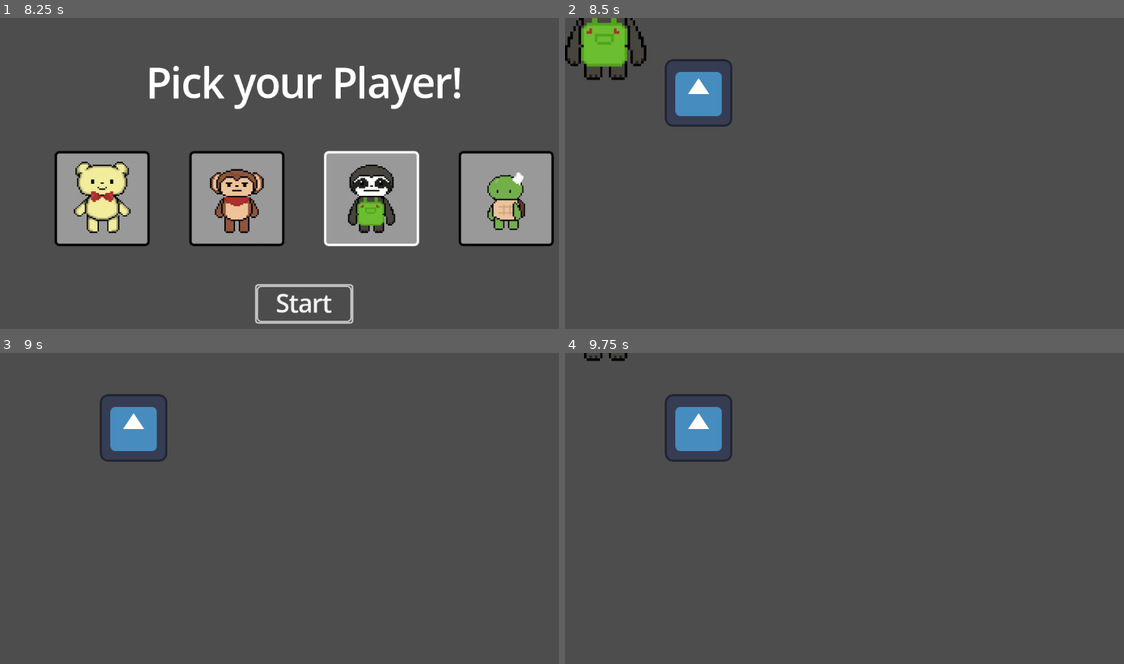
Above: before the commit, frames 1-4 (two rows, left to right).
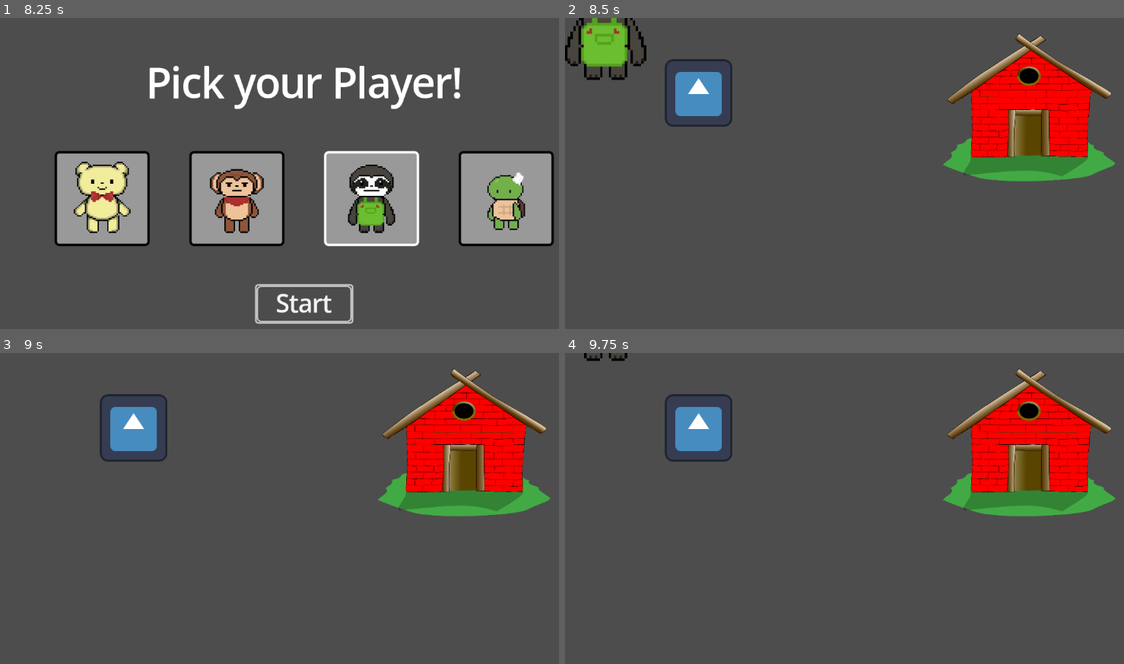
Above: after the commit, the same moments.

Repository: rxsiebearr/Cooking-with-Pao-Pao
Game: Godot game, scene res://character_selection.tscn
Two runs of this game, one before a commit and one after it. Both use one fixed random seed, a clock stepped at 60 frames per second and the inputs below. The engine's default icon, where the game draws it, is replaced by a stand-in: a white triangle on a blue panel in a dark square.
Inputs (mouse positions are in pixels of both pictures, inside the frame that each line leads up to):
- Up to frame 1 (8.25 s): click "Start" at 0.5 s; click "Start" at 1.25 s; tap Enter (ui_accept) at 2, 2.27, 2.75, 3.5, 4.25, 5, 5.27, 5.75 s; move the mouse to (436, 173) at 2.02 s; hold D (move_right) 2.03-2.75 s; hold E (interact, bound only after the commit) 2.03-2.75 s; click (436, 173) at 2.17 s; drag from (184, 207) to (273, 257) at 2.77 s; move the mouse to (363, 114) at 3.52 s; hold D (move_right) 3.53-4.25 s; hold E (interact, bound only after the commit) 3.53-4.25 s; drag from (273, 257) to (122, 139) at 4.27 s; move the mouse to (486, 241) at 5.02 s; hold A (move_left) 5.03-5.75 s; hold E (interact, bound only after the commit) 5.03-5.75 s; drag from (122, 139) to (212, 105) at 5.77 s; move the mouse to (335, 189) at 6.52 s; hold S (move_down) 6.53-7.25 s; hold E (interact, bound only after the commit) 6.53-7.25 s; click (335, 189) at 6.67 s; drag from (212, 105) to (184, 207) at 7.27 s; move the mouse to (436, 173) at 8.02 s; hold W (move_up) from 8.03 s (still down); hold E (interact, bound only after the commit) from 8.03 s (still down)
- Up to frame 2 (8.5 s): keep holding W (move_up); keep holding E (interact, bound only after the commit); tap Enter (ui_accept) at 8.27 s
- Up to frame 3 (9 s): release W (move_up) at 8.75 s; release E (interact, bound only after the commit) at 8.75 s; drag from (184, 542) to (134, 427) at 8.77 s
- Up to frame 4 (9.75 s): move the mouse to (928, 449) at 9.52 s; hold S (move_down) from 9.53 s (still down); hold E (interact, bound only after the commit) from 9.53 s (still down)

Frame 1 is identical in both runs. In frame 2, 9.0% of the frame differs, in the area x 67-99%, y 4-53%; in frame 3, 9.0%; in frame 4, 9.0%.

Commit message:
Player works with shop

Diff:
--- a/cooking-with-pao-pao/bear_bear.tscn
+++ b/cooking-with-pao-pao/bear_bear.tscn
@@ -24,7 +24,6 @@
 texture = ExtResource("3_c2mxa")
 
 [node name="CollisionShape2D" type="CollisionShape2D" parent="."]
-unique_name_in_owner = true
 position = Vector2(1, -11)
 shape = SubResource("CapsuleShape2D_gq6uv")
 
--- a/cooking-with-pao-pao/game.tscn
+++ b/cooking-with-pao-pao/game.tscn
@@ -1,7 +1,8 @@
-[gd_scene load_steps=3 format=3 uid="uid://bidwuh6pstcpq"]
+[gd_scene load_steps=4 format=3 uid="uid://bidwuh6pstcpq"]
 
 [ext_resource type="Script" path="res://game.gd" id="1_bor6y"]
 [ext_resource type="PackedScene" uid="uid://dbebqrldaejj1" path="res://item_drop.tscn" id="2_tqowb"]
+[ext_resource type="PackedScene" uid="uid://cfmmn7nsbg52p" path="res://shop.tscn" id="3_cuwxm"]
 
 [node name="Game" type="Node2D"]
 script = ExtResource("1_bor6y")
@@ -12,3 +13,6 @@
 [node name="ItemDrop" parent="." instance=ExtResource("2_tqowb")]
 z_index = -5
 position = Vector2(253, 142)
+
+[node name="Shop" parent="." instance=ExtResource("3_cuwxm")]
+position = Vector2(6, 15)
--- a/cooking-with-pao-pao/project.godot
+++ b/cooking-with-pao-pao/project.godot
@@ -53,3 +53,8 @@
 , Object(InputEventKey,"resource_local_to_scene":false,"resource_name":"","device":-1,"window_id":0,"alt_pressed":false …(186 unchanged characters)…
 ]
 }
+interact={
+"deadzone": 0.5,
+"events": [Object(InputEventKey,"resource_local_to_scene":false,"resource_name":"","device":-1,"window_id":0,"alt_pressed":false,"shift_pressed":false,"ctrl_pressed":false,"meta_pressed":false,"pressed":false,"keycode":0,"physical_keycode":69,"key_label":0,"unicode":101,"location":0,"echo":false,"script":null)
+]
+}
--- a/cooking-with-pao-pao/shop.tscn
+++ b/cooking-with-pao-pao/shop.tscn
@@ -9,6 +9,7 @@
 
 [node name="Shop" type="Area2D"]
 process_mode = 3
+collision_mask = 2
 script = ExtResource("1_lpsqw")
 
 [node name="Shop" type="Sprite2D" parent="."]
--- a/cooking-with-pao-pao/test.gd
+++ b/cooking-with-pao-pao/test.gd
@@ -1,4 +1,3 @@
-class_name Player
 extends CharacterBody2D
 
 
